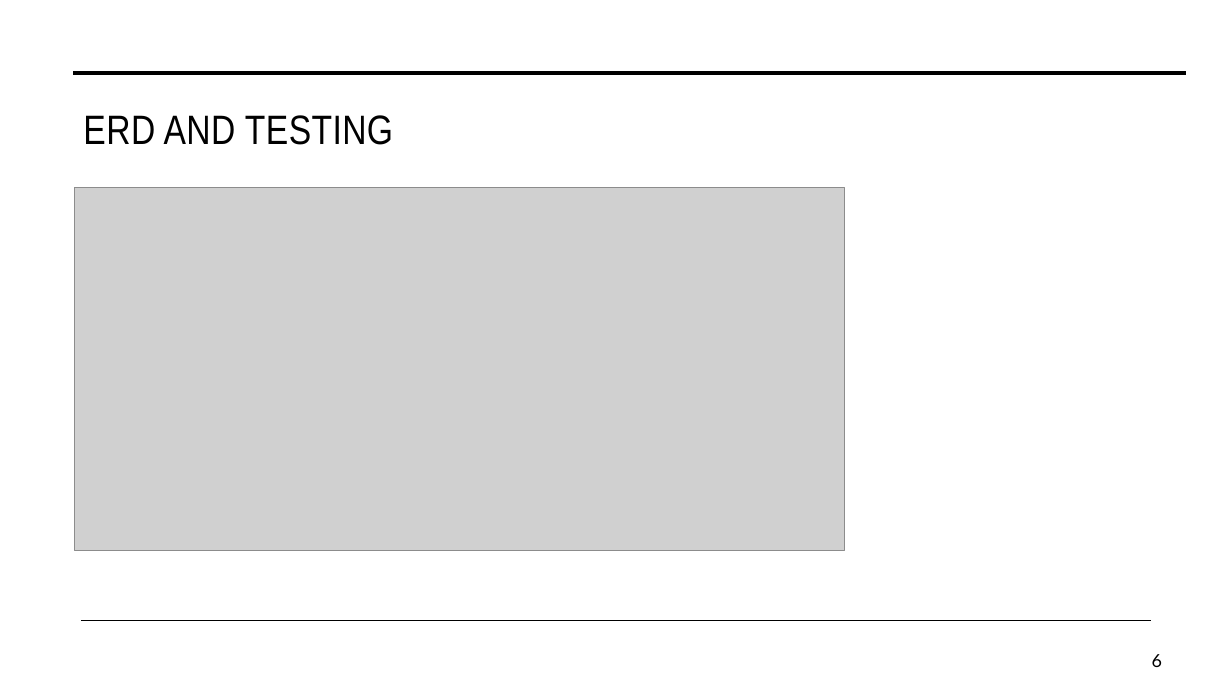
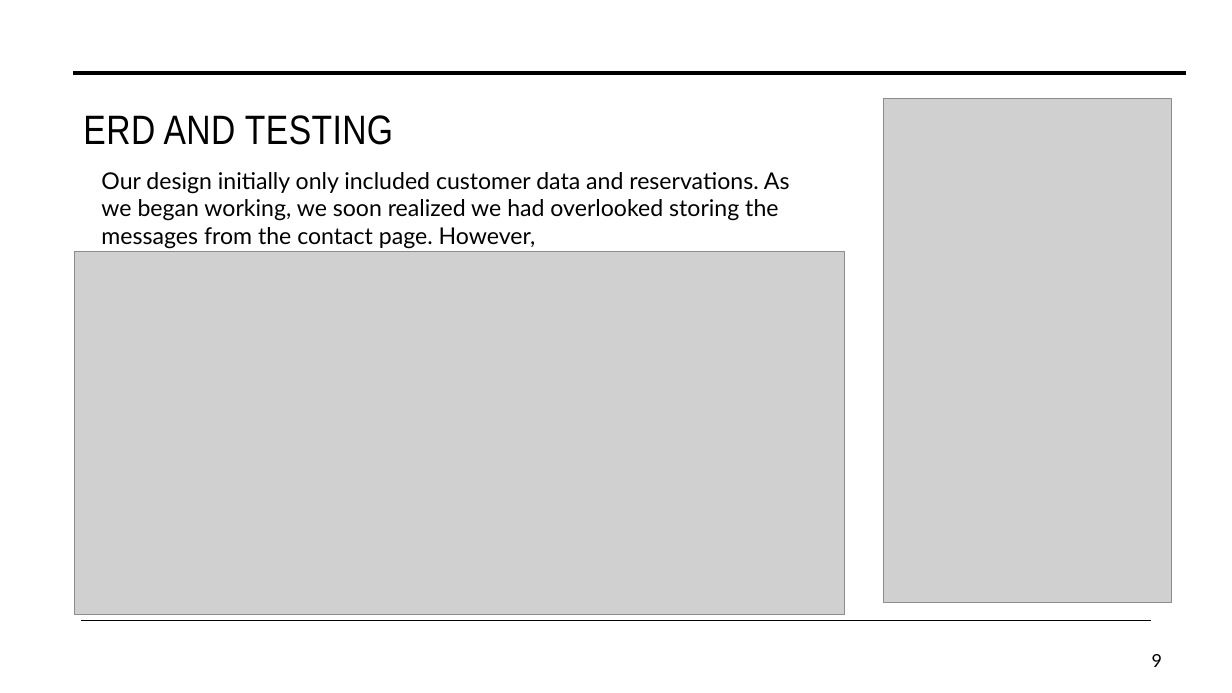
Before and after one commit to JKBrown11/Moffat-Bay, a slide deck: slide 9 of Presentation_Files/ROUGH_MBLodge_group1.pptx (slide 6 before the commit). Drawn at 1232x693 pixels with LibreOffice and Linux fonts; fonts in the diff are those of the drawing; grey boxes stand for pictures. Boxes give left, top, right and bottom in pixels: in the first picture for what was removed or moved away, otherwise in the second. Text is boxed around its words. In the diff, an @@ line names an element or a change of style, - is before the commit and + after.

```diff
--- a/Presentation_Files/ROUGH_MBLodge_group1.pptx
+++ b/Presentation_Files/ROUGH_MBLodge_group1.pptx
@@ picture added at bbox=[884, 99, 1171, 603] @@
@@ text added at bbox=[101, 172, 790, 249], 18 pt, text #000000 @@
+Our design initially only included customer data and reservations. As we began working, we soon realized we had overlooked storing the messages from the contact page. However,
@@ picture: place and size @@
-picture at bbox=[74, 188, 845, 550]
+picture at bbox=[74, 252, 845, 615]
@@ page number at bbox=[1152, 654, 1162, 667]: text changed @@
-6
+9
```
Also in this commit, not shown: 1 other slide changed, 6 slides added, 3 slides removed, 2 other files.
